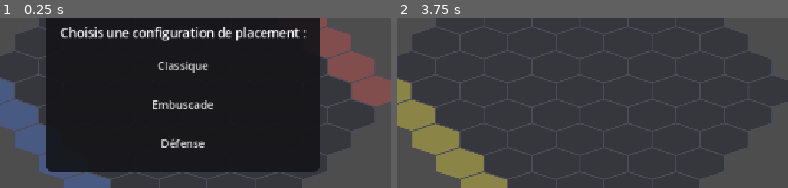
Above: before the commit, frames 1-2 (left to right).
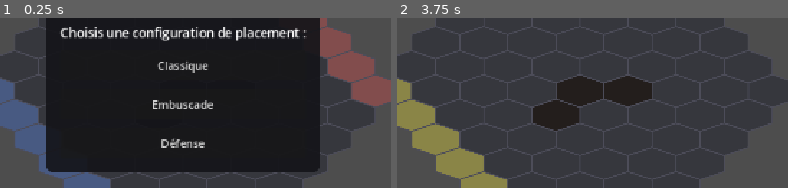
Above: after the commit, the same moments.

Repository: Manyann/Jdrpg
Game: Godot game, scene res://scripts/combat_grid.tscn
Two runs of this game, one before a commit and one after it. Both use one fixed random seed, a clock stepped at 60 frames per second and the inputs below.
Inputs:
- Up to frame 1 (0.25 s): no input
- Up to frame 2 (3.75 s): click "⛨" at 0.5 s; click "↯" at 1.25 s; click "☰" at 2 s; click "➡" at 2.75 s; click "Classique" at 3.5 s
The pictures show only the part of the screen within x 26-76%, y 44-94%; the shares and areas given below are measured in that part.

The runs differ from the first frame. In frame 2, 4.8% of the frame differs, in the area x 34-66%, y 34-67%.

Commit message:
feat : obstacle, ligne de vue, animation

Diff:
--- a/scripts/hex_grid.gd
+++ b/scripts/hex_grid.gd
@@ -54,10 +54,10 @@
 
 ## Liste des unités joueur à faire apparaître automatiquement au
 ## lancement (une par case disponible dans la zone, dans l'ordre).
-@export var player_units: Array[String] = ["Barbare", "Haut Elfe", "Walkyrie"]
+@export var player_units: Array[String] = ["Barbare", "Elfe", "Mage"]
 
 ## Liste des unités ennemies à faire apparaître automatiquement.
-@export var enemy_units: Array[String] = ["Bouftou", "Bouftou", "Bouftou"]
+@export var enemy_units: Array[String] = ["Orc", "Orc", "Orc"]
 
 ## Courage de chaque unité joueur (même ordre que player_units).
 ## Détermine l'ordre de passage : plus haut = joue plus tôt.
@@ -120,6 +120,15 @@
 ## Rayon (en cases) de la zone centrale utilisée par les modes
 ## Embuscade/Défense (voir get_center_zone_cells / get_outer_zone_cells).
 @export var center_zone_radius: int = 2
+
+## Cases infranchissables (rochers, murs...) — bloquent le déplacement
+## ET la ligne de vue des sorts/attaques à distance (voir
+## has_line_of_sight). Quelques cases par défaut pour tester tout de
+## suite ; ajuste/vide selon le niveau souhaité.
+@export var obstacle_coords: Array[Vector2i] = [Vector2i(0, 0), Vector2i(1, 0), Vector2i(-1, 1)]
+
+## Couleur des cases d'obstacle.
+@export var obstacle_color: Color = Color(0.13, 0.11, 0.1, 0.95)
 
 # Sort en cours de ciblage (null si on n'est pas en train de viser).
 var _casting_spell: Spell = null
@@ -267,7 +276,15 @@
 				"occupant": null  # Contiendra une référence vers un CombatUnit une fois placé.
 			}
 
-	print("Grille générée : %d cases." % _cells.size())
+	# Marque les cases d'obstacle (rochers, murs...) comme infranchissables
+	# ET bloquant la ligne de vue (voir has_line_of_sight). Configurable
+	# depuis l'inspecteur ; quelques cases par défaut pour pouvoir tester
+	# la ligne de vue immédiatement.
+	for coord in obstacle_coords:
+		if _cells.has(coord):
+			_cells[coord]["is_walkable"] = false
+
+	print("Grille générée : %d cases (%d obstacles)." % [_cells.size(), obstacle_coords.size()])
 
 # ---------- Conversions coordonnées <-> pixels ----------
 
@@ -337,7 +354,7 @@
 func get_column_cells(q_value: int) -> Array:
 	var result: Array = []
 	for coord in _cells.keys():
-		if coord.x == q_value:
+		if coord.x == q_value and _cells[coord]["is_walkable"]:
 			result.append(coord)
 	result.sort_custom(func(a, b): return a.y < b.y)
 	return result
@@ -423,18 +440,101 @@
 
 # ---------- Sorts / attaques ----------
 
+# Arrondit un triplet de coordonnées cubiques fractionnaires vers la
+# case hexagonale la plus proche (variante de cube_round() adaptée à
+# hex_line, qui travaille en Vector3 plutôt qu'en q/r séparés).
+func _cube_round_vec3(cube: Vector3) -> Vector3:
+	var rx = round(cube.x)
+	var ry = round(cube.y)
+	var rz = round(cube.z)
+
+	var x_diff = abs(rx - cube.x)
+	var y_diff = abs(ry - cube.y)
+	var z_diff = abs(rz - cube.z)
+
+	if x_diff > y_diff and x_diff > z_diff:
+		rx = -ry - rz
+	elif y_diff > z_diff:
+		ry = -rx - rz
+	else:
+		rz = -rx - ry
+
+	return Vector3(rx, ry, rz)
+
+# Calcule la liste des cases traversées par une ligne droite entre deux
+# cases hexagonales (inclut les deux extrémités), via interpolation en
+# coordonnées cubiques — l'algorithme standard de tracé de ligne sur
+# grille hexagonale (voir redblobgames.com/grids/hexagons/#line-drawing).
+func hex_line(a: Vector2i, b: Vector2i) -> Array:
+	var n = hex_distance(a, b)
+	if n == 0:
+		return [a]
+
+	var a_cube = Vector3(a.x, a.y, -a.x - a.y)
+	var b_cube = Vector3(b.x, b.y, -b.x - b.y)
+
+	var result: Array = []
+	for i in range(n + 1):
+		var t = float(i) / float(n)
+		var lerp_cube = a_cube.lerp(b_cube, t)
+		# Petit décalage pour éviter les cas ambigus pile sur une arête
+		# entre deux cases (évite de "sauter" une case au hasard selon
+		# les arrondis flottants).
+		lerp_cube += Vector3(1e-6, 2e-6, -3e-6)
+		var rounded = _cube_round_vec3(lerp_cube)
+		result.append(Vector2i(int(rounded.x), int(rounded.y)))
+
+	return result
+
+# Vrai si rien ne bloque la ligne droite entre deux cases (aucun
+# obstacle infranchissable sur les cases intermédiaires — les deux
+# extrémités elles-mêmes ne sont jamais prises en compte comme
+# bloquantes). Utilisé pour restreindre la portée des sorts/attaques à
+# distance à ce qui est réellement visible, pas seulement à la distance
+# à vol d'oiseau.
+func has_line_of_sight(from: Vector2i, to: Vector2i) -> bool:
+	var line = hex_line(from, to)
+
+	for i in range(1, line.size() - 1):
+		var coord = line[i]
+		if _cells.has(coord) and not _cells[coord]["is_walkable"]:
+			return false
+
+	return true
+
+# Compte le nombre d'unités (alliées ou ennemies, peu importe) présentes
+# sur les cases intermédiaires de la ligne entre deux cases (extrémités
+# exclues). Chaque unité gêne un tir/sort à distance : -1 au jet de
+# réussite par unité sur la trajectoire (voir _resolve_weapon_attack et
+# _resolve_spell_effect). Toujours 0 pour une attaque en mêlée (portée
+# 1 = aucune case intermédiaire possible).
+func count_units_in_line(from: Vector2i, to: Vector2i) -> int:
+	var line = hex_line(from, to)
+	var count = 0
+
+	for i in range(1, line.size() - 1):
+		var coord = line[i]
+		if _cells.has(coord) and _cells[coord]["occupant"] != null:
+			count += 1
+
+	return count
+
 # Renvoie toutes les cases dont la distance au centre est comprise
-# entre min_r et max_r (inclus). Distance "à vol d'oiseau" : ne prend
-# pas en compte les obstacles ni les unités (pas de ligne de vue pour
-# l'instant, ce sera une amélioration future pour les sorts à distance).
+# entre min_r et max_r (inclus) ET dont la ligne de vue depuis center
+# n'est pas bloquée par un obstacle (voir has_line_of_sight). Distance
+# de portée toujours "à vol d'oiseau" (hex_distance), mais la ligne de
+# vue, elle, est désormais vérifiée.
 func get_cells_in_range(center: Vector2i, min_r: int, max_r: int) -> Dictionary:
 	var result: Dictionary = {}
 	for coord in _cells.keys():
 		if coord == center:
 			continue
 		var dist = hex_distance(center, coord)
-		if dist >= min_r and dist <= max_r:
-			result[coord] = dist
+		if dist < min_r or dist > max_r:
+			continue
+		if not has_line_of_sight(center, coord):
+			continue
+		result[coord] = dist
 	return result
 
 # Active le mode ciblage pour le sort donné : calcule et affiche les
@@ -539,10 +639,24 @@
 	caster.face_direction(target.position)
 	caster.play_animation("attack" if spell.is_melee_range() else "ranged_attack")
 
+	# Chaque unité (alliée ou ennemie) sur la trajectoire gêne le tir :
+	# -1 au jet de toucher par unité interposée. Toujours 0 en mêlée
+	# (portée 1, aucune case intermédiaire).
+	var malus = count_units_in_line(caster.hex_coord, target.hex_coord)
+
+	# La mêlée teste l'Attaque ; une attaque à distance (arc, arbalète...)
+	# teste l'Adresse à la place.
+	var base_stat = caster.attack_stat if spell.is_melee_range() else caster.adresse_stat
+	var effective_stat = base_stat - malus
+
 	var hit_roll = randi_range(1, 20)
 
-	if hit_roll >= caster.attack_stat:
-		print("%s rate son attaque (jet %d >= Attaque %d)." % [caster.unit_name, hit_roll, caster.attack_stat])
+	if hit_roll >= effective_stat:
+		print("%s rate son attaque (jet %d >= %s %d, malus -%d)." % [
+			caster.unit_name, hit_roll,
+			"Attaque" if spell.is_melee_range() else "Adresse",
+			effective_stat, malus
+		])
 		spawn_floating_text(target.position, "Raté", Color(0.65, 0.65, 0.65))
 		return
 
@@ -583,9 +697,14 @@
 	else:
 		avg_stat = (caster.intelligence_stat + caster.adresse_stat) / 2.0
 
+	# Chaque unité (alliée ou ennemie) sur la trajectoire gêne le sort :
+	# -1 au jet de lancer par unité interposée.
+	var malus = count_units_in_line(caster.hex_coord, target.hex_coord)
+	avg_stat -= malus
+
 	var cast_roll = randi_range(1, 20)
 	if cast_roll >= avg_stat:
-		print("%s rate son sort %s (jet %d >= moyenne %.1f)." % [caster.unit_name, spell.spell_name, cast_roll, avg_stat])
+		print("%s rate son sort %s (jet %d >= moyenne %.1f, malus -%d)." % [caster.unit_name, spell.spell_name, cast_roll, avg_stat, malus])
 		spawn_floating_text(target.position, "Raté", Color(0.65, 0.65, 0.65))
 		return
 
@@ -729,7 +848,7 @@
 # une au clic via place_unit_at().
 #
 # `template_name` doit correspondre à une clé de UnitDatabase.TEMPLATES
-# (ex: "Barbare", "Haut Elfe", "Bouftou"...) : détermine les stats de
+# (ex: "Barbare", "Elfe", "Orc"...) : détermine les stats de
 # base et les sorts de l'unité. `courage_override` permet de
 # personnaliser le Courage d'une instance précise sans toucher au
 # Courage par défaut de la classe.
@@ -822,7 +941,7 @@
 	var result: Dictionary = {}
 	var origin = Vector2i(0, 0)
 	for coord in _cells.keys():
-		if hex_distance(origin, coord) <= radius:
+		if hex_distance(origin, coord) <= radius and _cells[coord]["is_walkable"]:
 			result[coord] = true
 	return result
 
@@ -832,7 +951,7 @@
 	var result: Dictionary = {}
 	var origin = Vector2i(0, 0)
 	for coord in _cells.keys():
-		if hex_distance(origin, coord) > radius:
+		if hex_distance(origin, coord) > radius and _cells[coord]["is_walkable"]:
 			result[coord] = true
 	return result
 
@@ -851,6 +970,8 @@
 func _handle_placement_click(coord: Vector2i) -> void:
 	if not _placement_zone_cells.has(coord) or is_occupied(coord):
 		return
+	if not _cells.has(coord) or not _cells[coord]["is_walkable"]:
+		return  # Sécurité (les zones excluent déjà les obstacles normalement).
 
 	if not place_unit_at(_pending_placement_unit, coord):
 		return
@@ -900,7 +1021,9 @@
 		var center = axial_to_pixel(coord)
 		var fill = fill_color
 
-		if placement_mode_active:
+		if not _cells[coord]["is_walkable"]:
+			fill = obstacle_color
+		elif placement_mode_active:
 			if _placement_zone_cells.has(coord):
 				fill = placement_zone_color
 		else:
--- a/scripts/unit_database.gd
+++ b/scripts/unit_database.gd
@@ -4,8 +4,7 @@
 # ============================================================
 # unit_database.gd
 # Définit les stats de base, l'arme, les sorts et l'inventaire de
-# départ de chaque "classe" d'unité (Barbare, Haut Elfe, Walkyrie,
-# Bouftou...).
+# départ de chaque "classe" d'unité (Barbare, Elfe, Mage, Orc...).
 #
 # Ce dictionnaire est la source de vérité pour spawn_unit() dans
 # HexGrid. Pour ajouter une nouvelle classe, il suffit d'ajouter
@@ -43,20 +42,6 @@
 		"inventory_weapons": [
 			{"name": "Marteau de guerre", "damage": 30, "weapon_type": "melee", "min_range": 1, "max_range": 1},
 		],
-		# Feuille de sprites 768x256 = grille 24 colonnes x 8 lignes de
-		# cases 32x32. 8 vraies orientations dessinées, une par ligne
-		# (voir DIRECTION_ROWS ci-dessous) : le découpage par colonnes
-		# (idle/marche/attaque/dégât/mort) est identique sur les 8
-		# lignes, donc build_sprite_animations() génère automatiquement
-		# les 8 variantes de chaque animation à partir de la config
-		# "action_columns" ci-dessous (pas besoin de les taper à la main).
-		#
-		# NON VÉRIFIÉ : "ranged_attack" (colonnes 9-12) et "cast"
-		# (colonnes 13-16) d'après la légende fournie — mais ces colonnes
-		# ressemblent visuellement à des portraits en gros plan plutôt
-		# qu'à une animation de tir/sort. Sans impact pour le Barbare
-		# (pas d'arme à distance), à vérifier si réutilisé ailleurs. Pas
-		# de variante directionnelle pour ces deux-là (voir "extra_animations").
 		"sprite": {
 			"path": "res://assets/sprites/Warrior-Red.png",
 			"frame_width": 32,
@@ -76,7 +61,7 @@
 			},
 		},
 	},
-	"Haut Elfe": {
+	"Elfe": {
 		"max_hp": 45,
 		"max_pm": 3,
 		"max_ea": 6,
@@ -88,9 +73,6 @@
 		"intelligence": 15,
 		"charisme": 11,
 		"chance": 13,
-		# Arme à distance : son "attaque d'arme" tire une flèche au lieu
-		# de frapper au contact — même règles (gratuite, 1/tour) qu'une
-		# arme de mêlée, juste une portée différente.
 		"weapon": {"name": "Arc léger", "damage": 14, "weapon_type": "ranged", "min_range": 2, "max_range": 5},
 		"spells": [
 			{"name": "Flèche Magique",   "ea_cost": 3, "min_range": 2, "max_range": 6, "damage": 18, "spell_type": "physical"},
@@ -104,7 +86,7 @@
 		"potions": [
 			{"name": "Potion de mana", "type": "mana", "amount": 3},
 		],
-			"sprite": {
+		"sprite": {
 			"path": "res://assets/sprites/Archer-Green.png",
 			"frame_width": 32,
 			"frame_height": 32,
@@ -123,7 +105,7 @@
 			},
 		},
 	},
-	"Walkyrie": {
+	"Mage": {
 		"max_hp": 45,
 		"max_pm": 3,
 		"max_ea": 6,
@@ -143,7 +125,8 @@
 		],
 		"potions": [
 			{"name": "Potion de soin", "type": "heal", "amount": 20},
-		],	"sprite": {
+		],
+		"sprite": {
 			"path": "res://assets/sprites/Mage-Cyan.png",
 			"frame_width": 32,
 			"frame_height": 32,
@@ -162,7 +145,7 @@
 			},
 		},
 	},
-	"Bouftou": {
+	"Orc": {
 		"max_hp": 50,
 		"max_pm": 3,
 		"max_ea": 6,
@@ -175,7 +158,8 @@
 		"charisme": 4,
 		"chance": 7,
 		"weapon": {"name": "Corne", "damage": 15, "weapon_type": "melee", "min_range": 1, "max_range": 1},
-		"spells": [],	"sprite": {
+		"spells": [],
+		"sprite": {
 			"path": "res://assets/sprites/Orc-Grunt.png",
 			"frame_width": 32,
 			"frame_height": 32,
